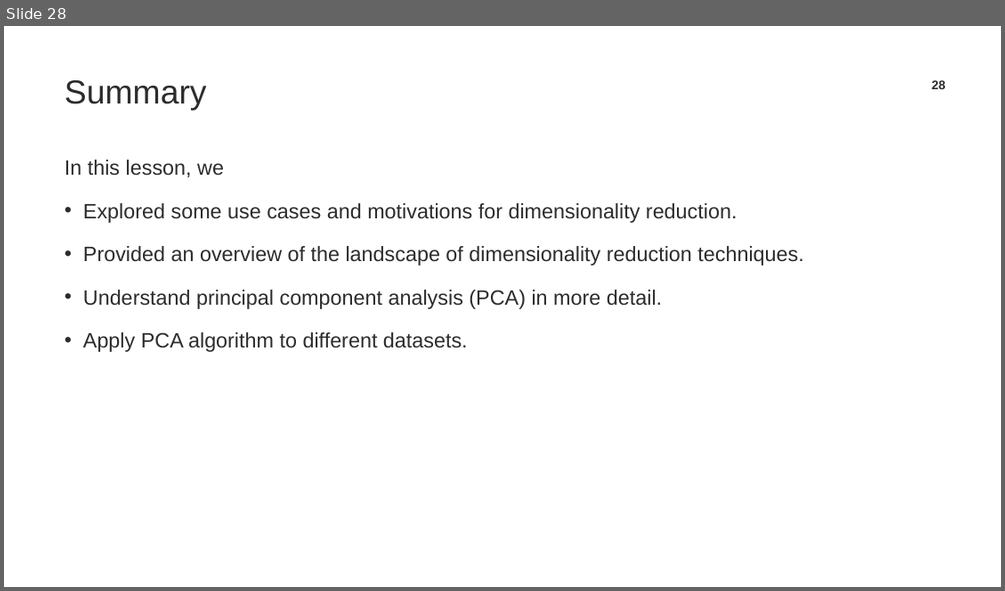
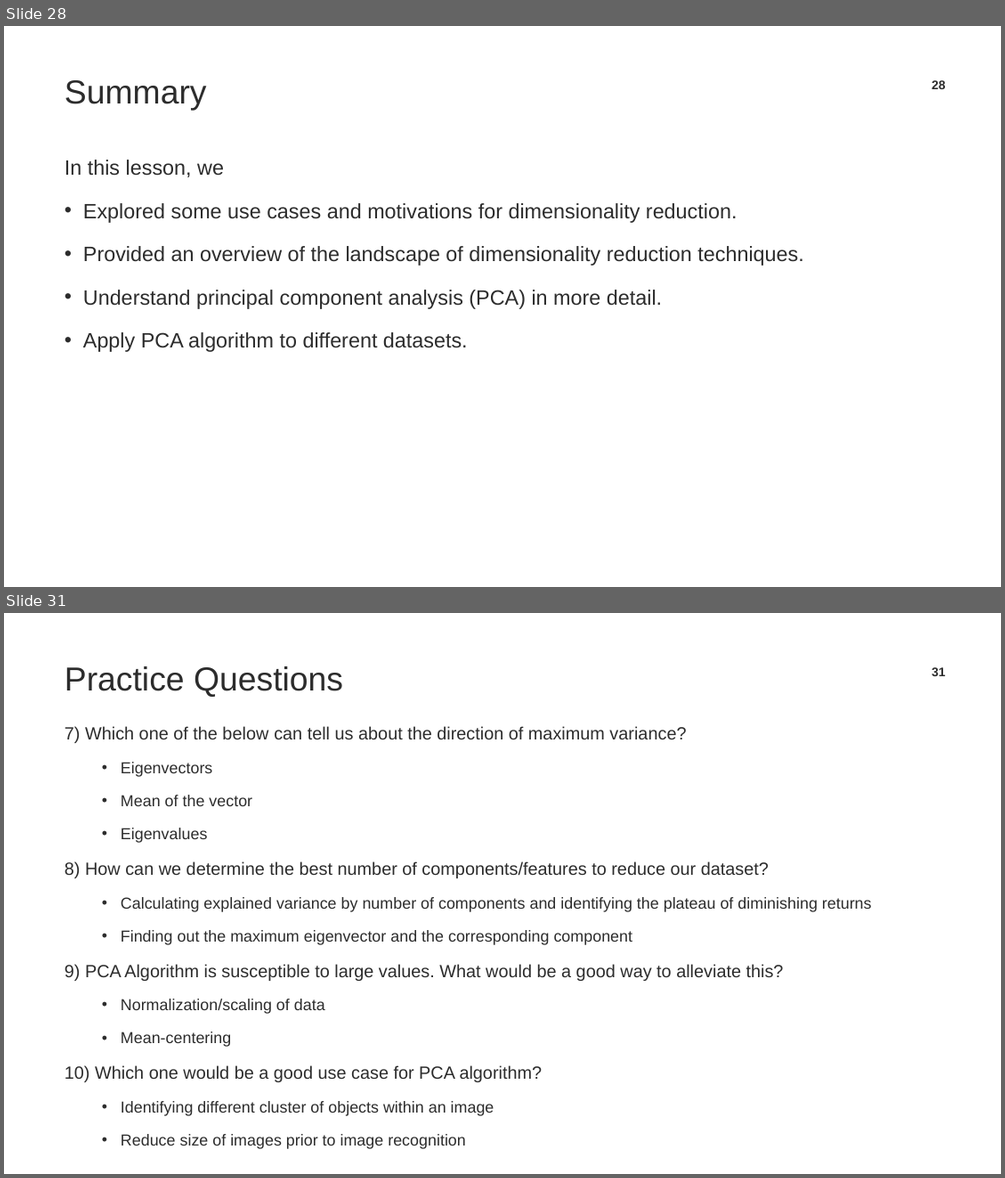
Before and after one commit to TrainingByPackt/Applied-Unsupervised-Learning-with-Python, a slide deck: CH4/Lesson04_Presentation.pptx. Shown one above the other, each under a label of ours: slide 28 before the commit, slides 28 and 31 after it; the slides between them are not shown. The pictures are 1005x591 and 1005x1178 pixels, drawn with LibreOffice and Linux fonts; fonts in the diff are those of the drawing; background and template pictures are left out. Boxes give left, top, right and bottom in pixels: in the first picture for what was removed or moved away, otherwise in the second. Text is boxed around its words. In the diff, an @@ line names an element or a change of style, - is before the commit and + after.

Commit message:
Added practice questions

```diff
--- a/CH4/Lesson04_Presentation.pptx
+++ b/CH4/Lesson04_Presentation.pptx
@@ slide 31 added at (4,613,1001,1174), background #FFFFFF @@
@@ title added at (65,666,343,697), 32 pt, text #2C2C2C @@
+Practice Questions
@@ page number added at (931,667,946,676), 12 pt, text #2C2C2C, bold @@
+31
@@ text added at (65,726,872,1149), 15.3 pt, text #2C2C2C @@
+7) Which one of the below can tell us about the direction of maximum variance?
+  • Eigenvectors
+  • Mean of the vector
+  • Eigenvalues
+8) How can we determine the best number of components/features to reduce our dataset?
+  • Calculating explained variance by number of components and identifying the plateau of diminishing returns
+  • Finding out the maximum eigenvector and the corresponding component
+9) PCA Algorithm is susceptible to large values. What would be a good way to alleviate this?
+  • Normalization/scaling of data
+  • Mean-centering
+10) Which one would be a good use case for PCA algorithm?
+  • Identifying different cluster of objects within an image
+  • Reduce size of images prior to image recognition
```
Also in this commit, not shown: 1 slide changed, 2 other slides added, 1 other file.
